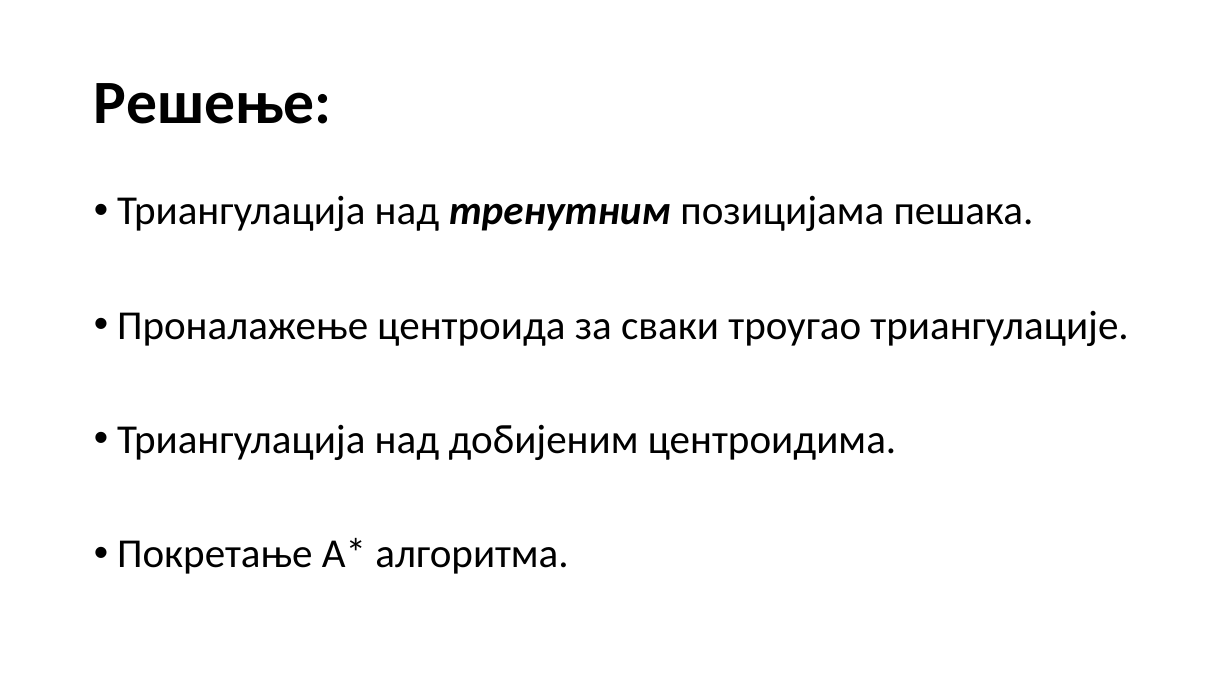
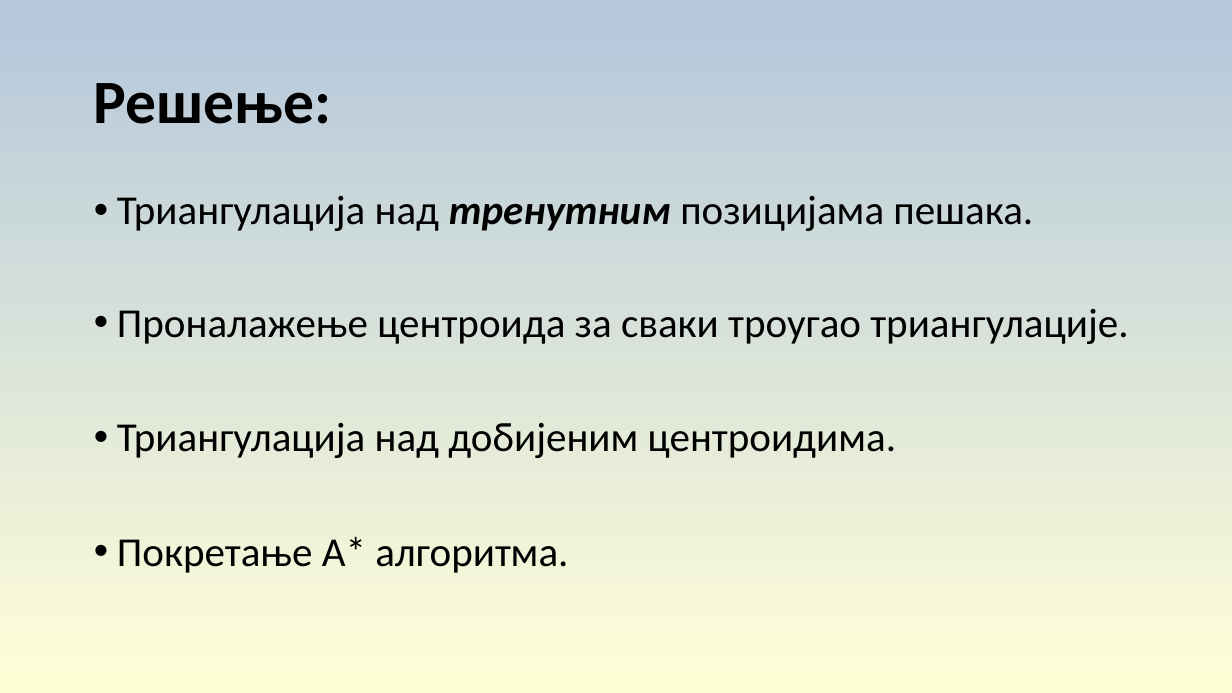
Before and after one commit to fongsd/Topologija, a slide deck: slide 7 of Тополошко планирање путање за навигацију кроз гужву .pptx. Drawn at 1232x693 pixels with LibreOffice and Linux fonts; fonts in the diff are those of the drawing. Boxes give left, top, right and bottom in pixels: in the first picture for what was removed or moved away, otherwise in the second. Text is boxed around its words. In the diff, an @@ line names an element or a change of style, - is before the commit and + after.

```diff
--- a/Тополошко планирање путање за навигацију кроз гужву .pptx
+++ b/Тополошко планирање путање за навигацију кроз гужву .pptx
@@ background #FFFFFF to gradient #B4C7DC to #FFFFD7 @@
@@ text "Триангулација над тренутним позицијама пешака." at <box>117,196,1128,573</box>: less space between paragraphs @@
```
Also in this commit, not shown: 14 other slides changed, 2 other files.
